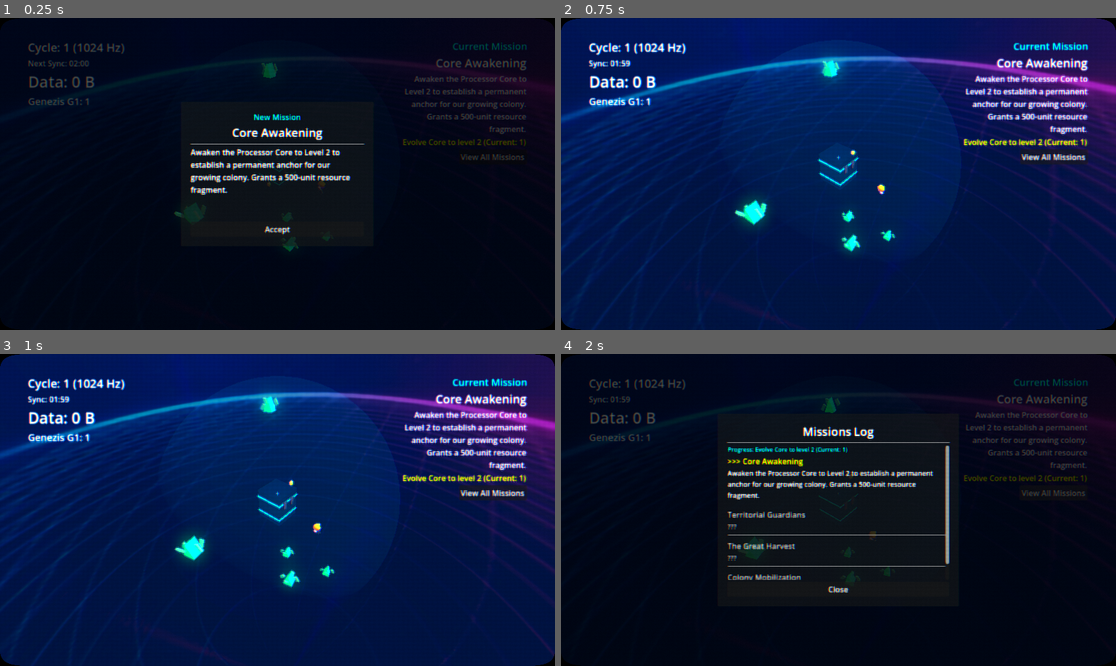
Above: before the commit, frames 1-4 (two rows, left to right).
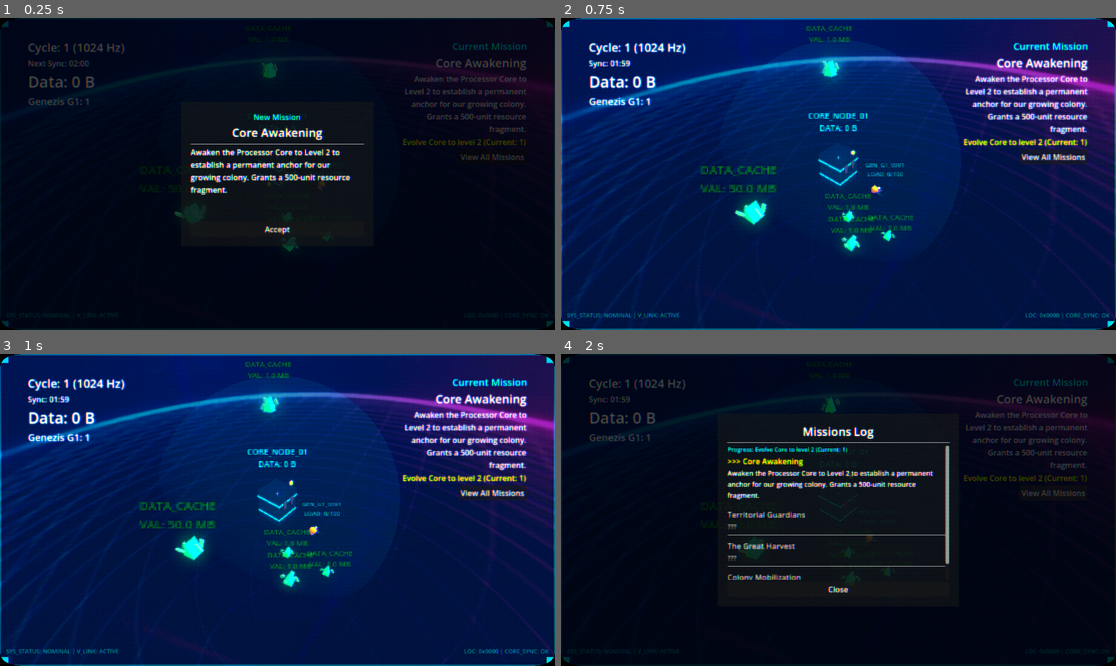
Above: after the commit, the same moments.

Repository: peterlavey/immanent
Game: Godot game, scene res://src/core/world/World.tscn
Two runs of this game, one before a commit and one after it. Both use one fixed random seed, a clock stepped at 60 frames per second and the inputs below. Sound files missing from this copy of the repository are replaced by a short silence.
Inputs:
- Up to frame 1 (0.25 s): no input
- Up to frame 2 (0.75 s): click "Accept" at 0.5 s
- Up to frame 3 (1 s): no input
- Up to frame 4 (2 s): click "View All Missions" at 1.25 s

The runs differ from the first frame. In frame 1, 0.1% of the frame differs, in the area x 0-100%, y 0-100%; in frame 2, 3.5%; in frame 3, 3.5%; in frame 4, 0.1%.

Commit message:
Implement world-space UI labels for Core, entities, data spots, and enemies. Add dynamic text updates and color-coded indicators to enhance tactical visualization. Update `CRTEffect` shader with glitch intensity effects and polish HUD with monitor frame elements.

Diff:
--- a/assets/shaders/crt_mode.gdshader
+++ b/assets/shaders/crt_mode.gdshader
@@ -13,10 +13,32 @@
 uniform float chromatic_aberration : hint_range(0.0, 0.1) = 0.002;
 uniform float phosphor_opacity : hint_range(0.0, 1.0) = 0.05;
 uniform float flicker_intensity : hint_range(0.0, 0.1) = 0.001;
+uniform float glitch_intensity : hint_range(0.0, 1.0) = 0.0;
 uniform sampler2D screen_texture : hint_screen_texture, repeat_disable, filter_nearest;
+
+float rand(vec2 co) {
+    return fract(sin(dot(co.xy, vec2(12.9898, 78.233))) * 43758.5453);
+}
 
 void fragment() {
     vec2 uv = SCREEN_UV;
+
+    // Glitch logic: horizontal offsets
+    if (glitch_intensity > 0.0) {
+        float glitch_time = floor(TIME * 10.0);
+        float glitch_chance = rand(vec2(glitch_time, 0.0));
+        if (glitch_chance < glitch_intensity * 0.3) {
+            float y_strip = floor(uv.y * 20.0);
+            float offset = (rand(vec2(glitch_time, y_strip)) - 0.5) * glitch_intensity * 0.1;
+            uv.x += offset;
+        }
+
+        // Vertical jump
+        if (rand(vec2(glitch_time, 1.0)) < glitch_intensity * 0.1) {
+            uv.y += (rand(vec2(glitch_time, 2.0)) - 0.5) * glitch_intensity * 0.05;
+        }
+    }
+
     vec2 center = vec2(0.5, 0.5);
     vec2 dir = uv - center;
     float dist = length(dir);
--- a/src/core/core/Core.gd
+++ b/src/core/core/Core.gd
@@ -7,16 +7,19 @@
 signal evolution_changed(new_level: int)
 
 @export var floating_text_scene: PackedScene = preload("res://src/ui/floating_text/FloatingText.tscn")
+@export var world_space_ui_scene: PackedScene = preload("res://src/ui/hud/WorldSpaceUI.tscn")
 @export var current_data: int = 0: # Start with 0 data
 	set(value):
 		current_data = value
 		data_changed.emit(current_data)
+		_update_world_space_label()
 
 @export var evolution_level: int = 1:
 	set(value):
 		evolution_level = value
 		evolution_changed.emit(evolution_level)
 		_update_visual_for_evolution()
+		_update_world_space_label()
 
 @export var fov_radius: float = 10.0:
 	set(value):
@@ -26,9 +29,25 @@
 
 @onready var fov_visual: MeshInstance3D = $FOVVisual
 
+var _world_space_label: Label3D
+
 func _ready() -> void:
 	add_to_group("core")
 	_update_fov_visual()
+	_setup_world_space_ui()
+
+func _setup_world_space_ui() -> void:
+	if world_space_ui_scene:
+		var ws_ui = world_space_ui_scene.instantiate()
+		add_child(ws_ui)
+		ws_ui.transform.origin = Vector3(0, 3.5, 0) # Position above the core
+		_world_space_label = ws_ui.get_node("Label")
+		_world_space_label.font_size = 8 # Core is the biggest entity, but still smaller than before
+		_update_world_space_label()
+
+func _update_world_space_label() -> void:
+	if _world_space_label:
+		_world_space_label.text = "CORE_NODE_0%d\nDATA: %s" % [evolution_level, format_bytes(current_data)]
 
 func _update_fov_visual() -> void:
 	if not is_node_ready():
--- a/src/entities/data_spot/DataSpot.gd
+++ b/src/entities/data_spot/DataSpot.gd
@@ -6,13 +6,45 @@
 	set(value):
 		max_bytes = value
 		current_bytes = value
+		_update_world_space_label()
+
+@export var world_space_ui_scene: PackedScene = preload("res://src/ui/hud/WorldSpaceUI.tscn")
 
 var current_bytes: int = max_bytes:
 	set(value):
 		current_bytes = max(0, value)
+		_update_world_space_label()
 		if current_bytes <= 0:
 			depleted.emit(self)
 			queue_free()
+
+var _world_space_label: Label3D
+
+func _ready() -> void:
+	add_to_group("data_spots")
+	_setup_world_space_ui()
+
+func _setup_world_space_ui() -> void:
+	if world_space_ui_scene:
+		var ws_ui = world_space_ui_scene.instantiate()
+		add_child(ws_ui)
+		ws_ui.transform.origin = Vector3(0, 1.0, 0)
+		_world_space_label = ws_ui.get_node("Label")
+		_world_space_label.modulate = Color(0, 1, 0, 0.4) # Green for data
+		_world_space_label.font_size = 6
+		_update_world_space_label()
+
+func _update_world_space_label() -> void:
+	if _world_space_label:
+		_world_space_label.text = "DATA_CACHE\nVAL: %s" % format_bytes(current_bytes)
+
+func format_bytes(bytes: int) -> String:
+	if bytes < 1024:
+		return str(bytes) + " B"
+	elif bytes < 1048576:
+		return "%.1f KB" % (bytes / 1024.0)
+	else:
+		return "%.1f MB" % (bytes / 1048576.0)
 
 @onready var visuals: Node3D = $Visuals
 
--- a/src/entities/enemy/Enemy.gd
+++ b/src/entities/enemy/Enemy.gd
@@ -9,17 +9,34 @@
 @export var friction: float = 1.0
 @export var health: float = 1.0
 @export var defragmentation_scene: PackedScene = preload("res://src/entities/enemy/defragmentation_effect/DefragmentationEffect.tscn")
+@export var world_space_ui_scene: PackedScene = preload("res://src/ui/hud/WorldSpaceUI.tscn")
 
 var current_state: State = State.IDLE
 var target: Node3D = null
+var _world_space_label: Label3D
 
 func _ready() -> void:
 	add_to_group("enemies")
+	_setup_world_space_ui()
 
 	var audio_manager = get_tree().root.get_node_or_null("AudioManager")
 	if audio_manager:
 		# Use G2 sfx for enemy arrival but lower volume and higher pitch for creepiness
 		audio_manager.play_sfx("res://assets/audio/sfx/G2.mp3", -10.0)
+
+func _setup_world_space_ui() -> void:
+	if world_space_ui_scene:
+		var ws_ui = world_space_ui_scene.instantiate()
+		add_child(ws_ui)
+		ws_ui.transform.origin = Vector3(0, 1.0, 0)
+		_world_space_label = ws_ui.get_node("Label")
+		_world_space_label.modulate = Color(1, 0, 0, 0.6) # Red for enemies
+		_world_space_label.font_size = 6
+		_update_world_space_label()
+
+func _update_world_space_label() -> void:
+	if _world_space_label:
+		_world_space_label.text = "VIRUS_DETECTED\nINTEGRITY: %d%%" % int(health * 100)
 
 func _physics_process(delta: float) -> void:
 	match current_state:
@@ -81,6 +98,7 @@
 
 func take_damage(amount: float) -> void:
 	health -= amount
+	_update_world_space_label()
 	# Visual feedback: flash red
 	var mesh = $MeshInstance3D
 	if mesh:
--- a/src/entities/genezis/genezis_g1/GenezisG1.gd
+++ b/src/entities/genezis/genezis_g1/GenezisG1.gd
@@ -37,6 +37,10 @@
 const Z_SPAWN_INTERVAL: float = 2.0
 
 @export var floating_text_scene: PackedScene = preload("res://src/ui/floating_text/FloatingText.tscn")
+@export var world_space_ui_scene: PackedScene = preload("res://src/ui/hud/WorldSpaceUI.tscn")
+
+var _world_space_label: Label3D
+var _genezis_id: String = ""
 
 func _ready() -> void:
 	add_to_group("genezis_g1")
@@ -44,6 +48,23 @@
 	var cores = get_tree().get_nodes_in_group("core")
 	if cores.size() > 0:
 		core_node = cores[0]
+
+	_genezis_id = "GEN_G1_%04d" % (get_instance_id() % 10000)
+	_setup_world_space_ui()
+
+func _setup_world_space_ui() -> void:
+	if world_space_ui_scene:
+		var ws_ui = world_space_ui_scene.instantiate()
+		add_child(ws_ui)
+		ws_ui.transform.origin = Vector3(0, 1.5, 0) # Position above the G1
+		_world_space_label = ws_ui.get_node("Label")
+		_world_space_label.modulate = Color(0, 1, 1, 0.5) # Slightly more transparent
+		_world_space_label.font_size = 6
+		_update_world_space_label()
+
+func _update_world_space_label() -> void:
+	if _world_space_label:
+		_world_space_label.text = "%s\nLOAD: %d/%d" % [_genezis_id, current_load, carry_capacity]
 
 func upgrade_speed(multiplier: float) -> void:
 	move_speed *= multiplier
@@ -184,6 +205,7 @@
 					var extracted = target_data_spot.extract_data(can_extract)
 					if extracted > 0:
 						inactivity_timer = 0.0
+						_update_world_space_label()
 					current_load += extracted
 					_extraction_accumulator -= extracted
 
@@ -205,6 +227,7 @@
 				core_node.deposit_data(current_load, global_position)
 				print("[G1] Deposited ", current_load, " data")
 				current_load = 0
+				_update_world_space_label()
 				inactivity_timer = 0.0
 				current_state = State.IDLE
 		State.MERGING:
--- a/src/ui/hud/HUD.tscn
+++ b/src/ui/hud/HUD.tscn
@@ -13,6 +13,127 @@
 layer = 2
 script = ExtResource("1_script")
 
+[node name="MonitorFrame" type="Control" parent="."]
+layout_mode = 3
+anchors_preset = 15
+anchor_right = 1.0
+anchor_bottom = 1.0
+grow_horizontal = 2
+grow_vertical = 2
+mouse_filter = 2
+
+[node name="TopBar" type="ColorRect" parent="MonitorFrame"]
+custom_minimum_size = Vector2(0, 4)
+layout_mode = 1
+anchors_preset = 10
+anchor_right = 1.0
+grow_horizontal = 2
+color = Color(0, 1, 1, 0.3)
+
+[node name="BottomBar" type="ColorRect" parent="MonitorFrame"]
+custom_minimum_size = Vector2(0, 4)
+layout_mode = 1
+anchors_preset = 12
+anchor_right = 1.0
+anchor_top = 1.0
+anchor_bottom = 1.0
+grow_horizontal = 2
+grow_vertical = 0
+color = Color(0, 1, 1, 0.3)
+
+[node name="LeftBar" type="ColorRect" parent="MonitorFrame"]
+custom_minimum_size = Vector2(4, 0)
+layout_mode = 1
+anchors_preset = 9
+anchor_bottom = 1.0
+grow_vertical = 2
+color = Color(0, 1, 1, 0.3)
+
+[node name="RightBar" type="ColorRect" parent="MonitorFrame"]
+custom_minimum_size = Vector2(4, 0)
+layout_mode = 1
+anchors_preset = 11
+anchor_right = 1.0
+anchor_bottom = 1.0
+grow_horizontal = 0
+grow_vertical = 2
+color = Color(0, 1, 1, 0.3)
+
+[node name="CornerTL" type="ColorRect" parent="MonitorFrame"]
+custom_minimum_size = Vector2(20, 20)
+layout_mode = 0
+offset_right = 20.0
+offset_bottom = 20.0
+color = Color(0, 1, 1, 0.6)
+
+[node name="CornerTR" type="ColorRect" parent="MonitorFrame"]
+custom_minimum_size = Vector2(20, 20)
+layout_mode = 1
+anchors_preset = 1
+anchor_left = 1.0
+anchor_right = 1.0
+offset_left = -20.0
+offset_bottom = 20.0
+grow_horizontal = 0
+color = Color(0, 1, 1, 0.6)
+
+[node name="CornerBL" type="ColorRect" parent="MonitorFrame"]
+custom_minimum_size = Vector2(20, 20)
+layout_mode = 1
+anchors_preset = 2
+anchor_top = 1.0
+anchor_bottom = 1.0
+offset_top = -20.0
+offset_right = 20.0
+grow_vertical = 0
+color = Color(0, 1, 1, 0.6)
+
+[node name="CornerBR" type="ColorRect" parent="MonitorFrame"]
+custom_minimum_size = Vector2(20, 20)
+layout_mode = 1
+anchors_preset = 3
+anchor_left = 1.0
+anchor_top = 1.0
+anchor_right = 1.0
+anchor_bottom = 1.0
+offset_left = -20.0
+offset_top = -20.0
+grow_horizontal = 0
+grow_vertical = 0
+color = Color(0, 1, 1, 0.6)
+
+[node name="SystemStatus" type="Label" parent="MonitorFrame"]
+layout_mode = 1
+anchors_preset = 2
+anchor_top = 1.0
+anchor_bottom = 1.0
+offset_left = 15.0
+offset_top = -40.0
+offset_right = 215.0
+offset_bottom = -15.0
+grow_vertical = 0
+theme_override_colors/font_color = Color(0, 1, 1, 0.5)
+theme_override_font_sizes/font_size = 12
+text = "SYS_STATUS: NOMINAL | V_LINK: ACTIVE"
+
+[node name="Coordinates" type="Label" parent="MonitorFrame"]
+layout_mode = 1
+anchors_preset = 3
+anchor_left = 1.0
+anchor_top = 1.0
+anchor_right = 1.0
+anchor_bottom = 1.0
+offset_left = -215.0
+offset_top = -40.0
+offset_right = -15.0
+offset_bottom = -15.0
+grow_horizontal = 0
+grow_vertical = 0
+theme_override_colors/font_color = Color(0, 1, 1, 0.5)
+theme_override_font_sizes/font_size = 12
+text = "LOC: 0x0000 | CORE_SYNC: OK"
+horizontal_alignment = 2
+
 [node name="CRTEffect" parent="." instance=ExtResource("7_crt_scene")]
 visible = true
 
--- /dev/null
+++ b/src/ui/hud/WorldSpaceUI.tscn
@@ -0,0 +1,17 @@
+[gd_scene load_steps=2 format=3]
+
+[node name="WorldSpaceUI" type="Node3D"]
+
+[node name="Label" type="Label3D" parent="."]
+transform = Transform3D(1, 0, 0, 0, 1, 0, 0, 0, 1, 0, 1, 0)
+billboard = 1
+double_sided = false
+no_depth_test = true
+fixed_size = true
+modulate = Color(0, 1, 1, 0.7)
+outline_modulate = Color(0, 0, 0, 0.5)
+text = "ID_ENTITY"
+font_size = 6
+outline_size = 1
+texture_filter = 0
+outline_render_priority = -1
Not shown, changed: docs/plan.md
Not shown, changed: docs/tasks.md
